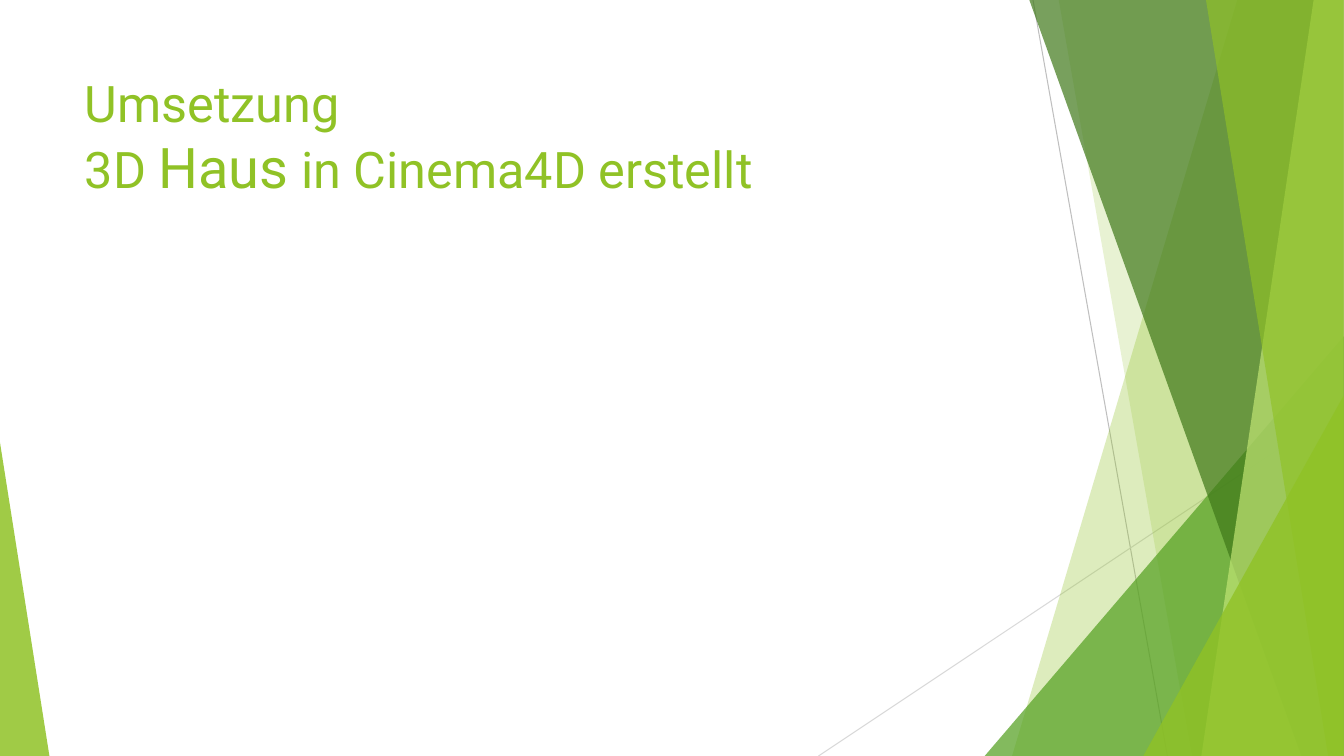
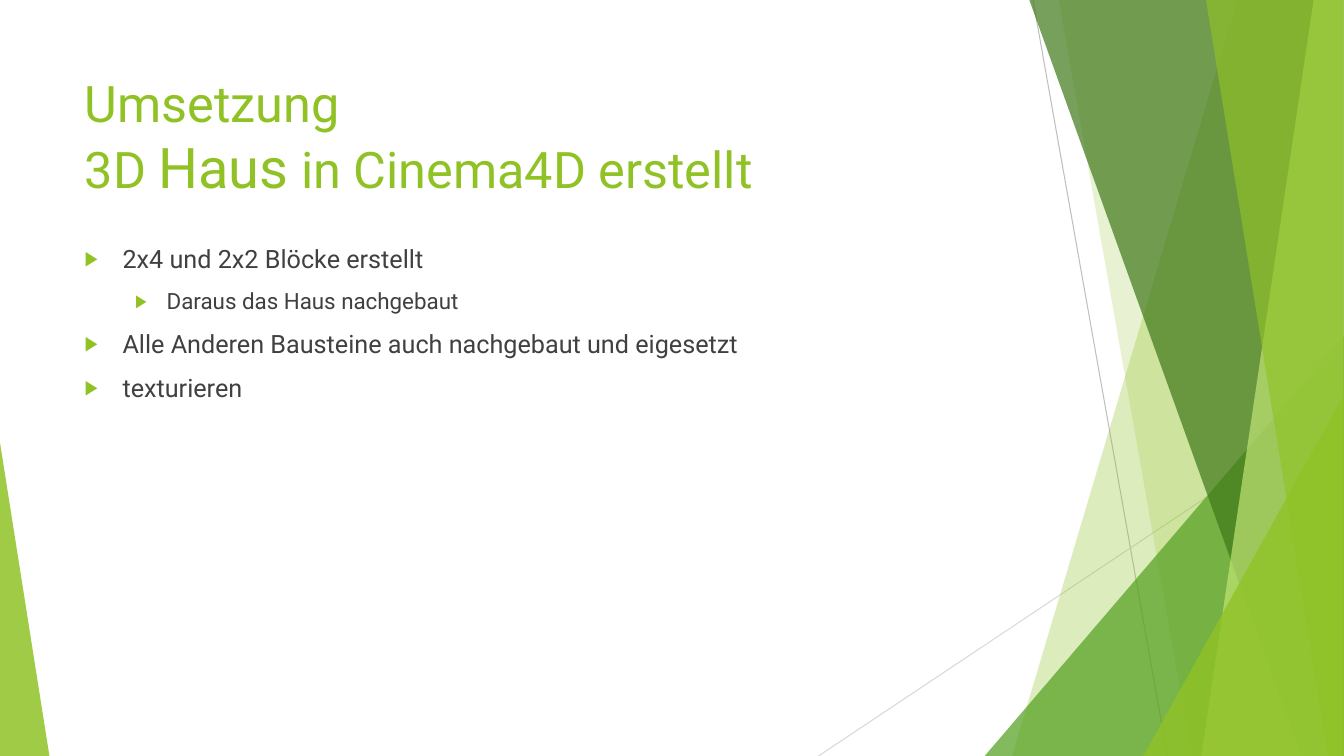
Before and after one commit to NotoriousRonin/EMM-Project, a slide deck: slide 12 of Praesi.pptx. Drawn at 1344x756 pixels with LibreOffice and Linux fonts; fonts in the diff are those of the drawing. Boxes give left, top, right and bottom in pixels: in the first picture for what was removed or moved away, otherwise in the second. Text is boxed around its words. In the diff, an @@ line names an element or a change of style, - is before the commit and + after.

```diff
--- a/Praesi.pptx
+++ b/Praesi.pptx
@@ text added at (123,249,737,398), 18 pt, text #404040 @@
+▶ 2x4 und 2x2 Blöcke erstellt
+  ▶ Daraus das Haus nachgebaut
+▶ Alle Anderen Bausteine auch nachgebaut und eigesetzt
+▶ texturieren
```
Also in this commit, not shown: 4 other slides changed, 3 slides added, 2 slides removed, 1 other file.
